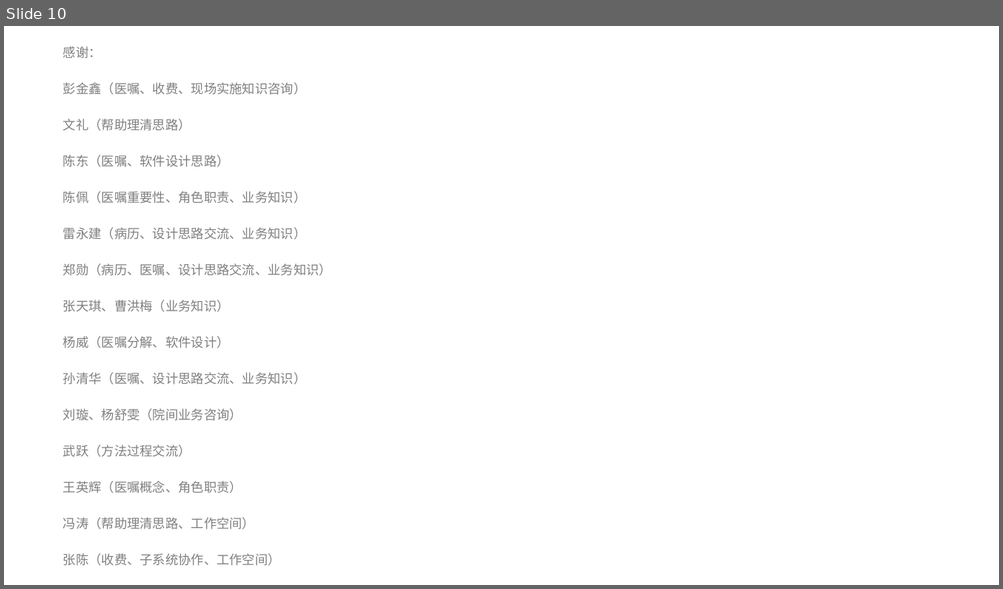
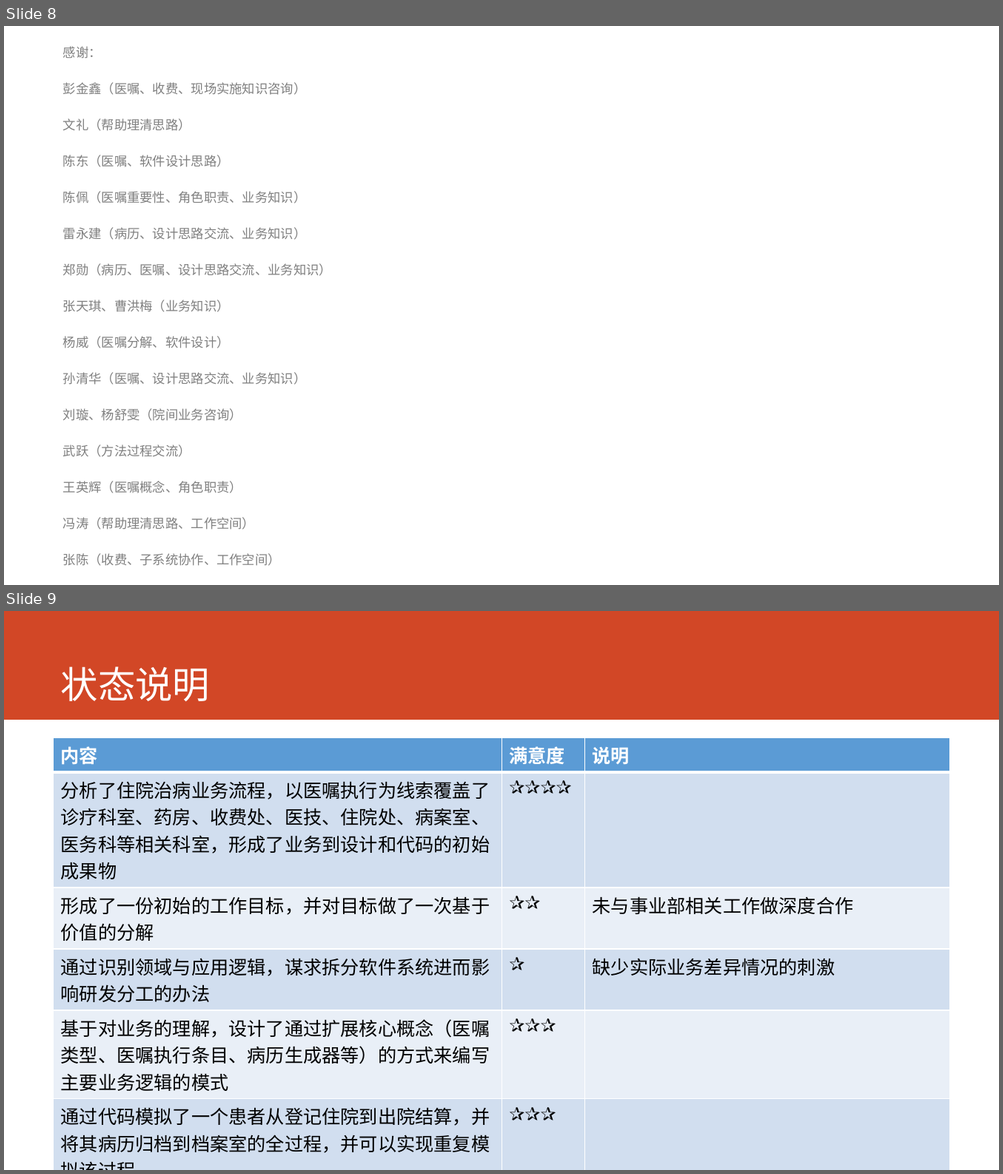
Before and after one commit to AppSecAI-TEST/hospital, a slide deck: doc/状态报告 2017-2-27.pptx. Shown one above the other, each under a label of ours: slide 10 before the commit, slides 8 and 9 after it. The pictures are 1003x589 and 1003x1174 pixels, drawn with LibreOffice and Linux fonts; fonts in the diff are those of the drawing. Boxes give left, top, right and bottom in pixels: in the first picture for what was removed or moved away, otherwise in the second. Text is boxed around its words. In the diff, an @@ line names an element or a change of style, - is before the commit and + after.

```diff
--- a/doc/状态报告 2017-2-27.pptx
+++ b/doc/状态报告 2017-2-27.pptx
@@ slide 9 added at (4, 611, 999, 1170), background #FFFFFF @@
@@ rectangle added at (4, 611, 999, 720), fill #D24726 @@
@@ title added at (61, 667, 210, 701), 36 pt, text #FFFFFF @@
+状态说明
@@ table added at (54, 738, 950, 1156), 7 rows, 3 columns @@
+内容 | 满意度 | 说明
+分析了住院治病业务流程，以医嘱执行为线索覆盖了诊疗科室、药房、收费处、医技、住院处、病案室、医务科等相关科室，形成了业务到设计和代码的初始成果物 | ✰✰✰✰ | 
+形成了一份初始的工作目标，并对目标做了一次基于价值的分解 | ✰✰ | 未与事业部相关工作做深度合作
+通过识别领域与应用逻辑，谋求拆分软件系统进而影响研发分工的办法 | ✰ | 缺少实际业务差异情况的刺激
+基于对业务的理解，设计了通过扩展核心概念（医嘱类型、医嘱执行条目、病历生成器等）的方式来编写主要业务逻辑的模式 | ✰✰✰ | 
+通过代码模拟了一个患者从登记住院到出院结算，并将其病历归档到档案室的全过程，并可以实现重复模拟该过程 | ✰✰✰ | 
+ |  | 
@@ what was slide 10 is now slide 8 @@
```
Also in this commit, not shown: 2 slides changed, 2 other slides added.
